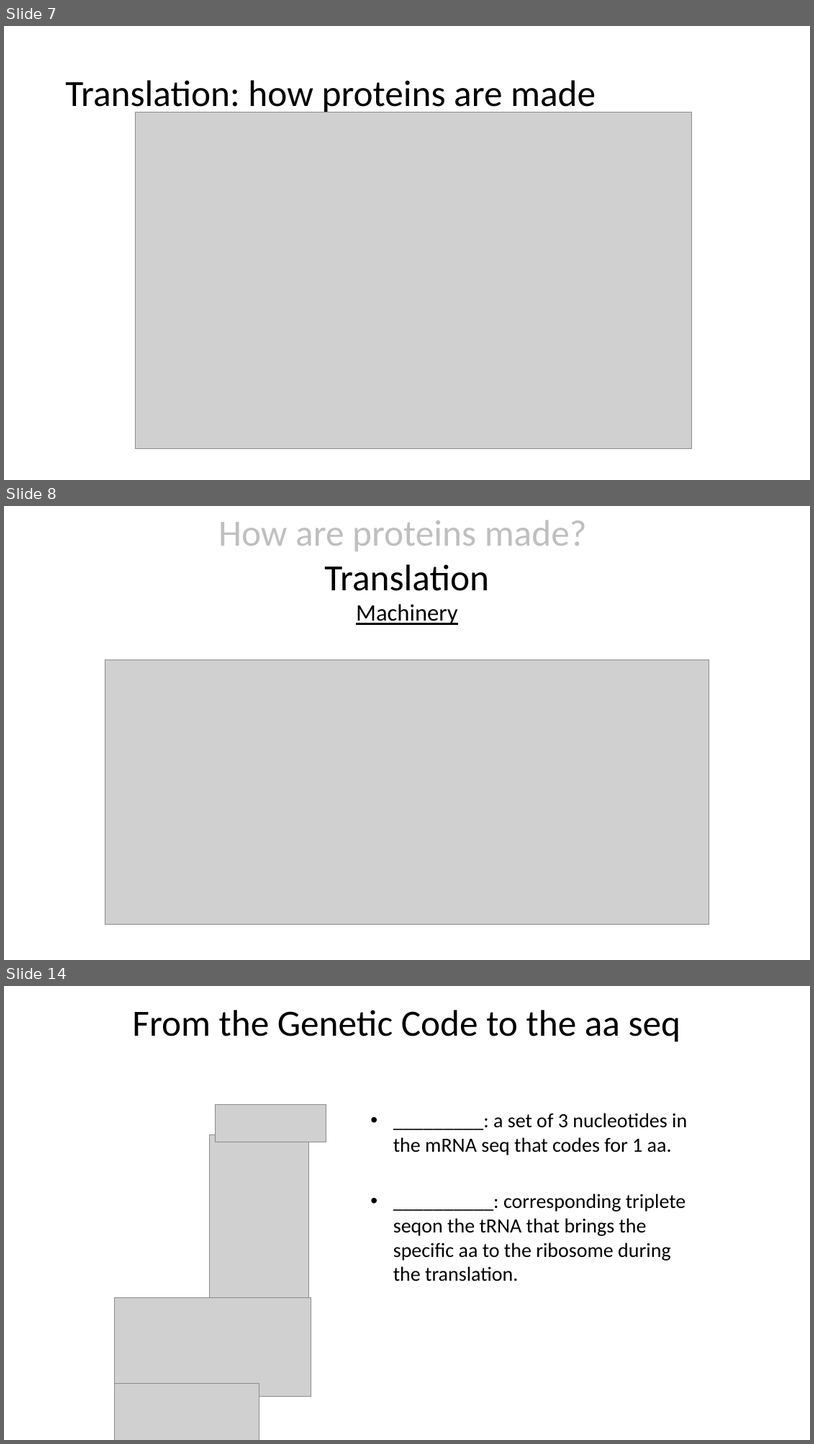
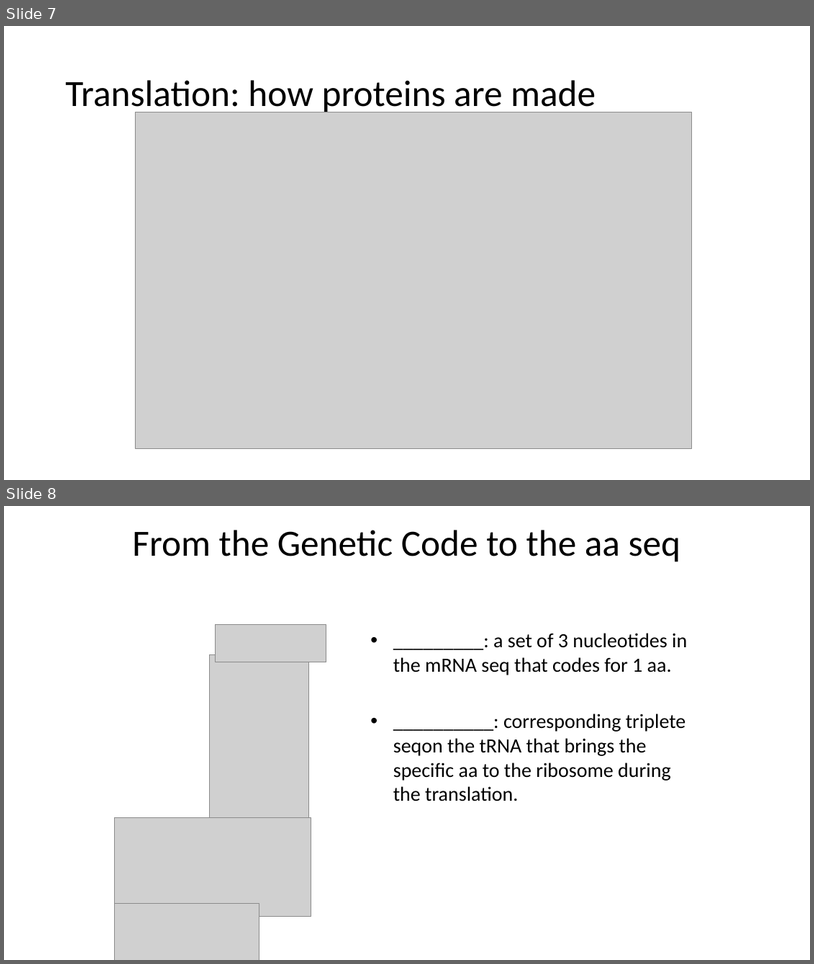
Before and after one commit to Bio311-class/Bio311-Spring2017, a slide deck: Proteins_signals_Bio311_S17_github.pptx. Shown one above the other, each under a label of ours: slides 7, 8 and 14 before the commit, slides 7 and 8 after it; the slides between them are not shown. The pictures are 814x1444 and 814x964 pixels, drawn with LibreOffice and Linux fonts; fonts in the diff are those of the drawing; grey boxes stand for pictures. Boxes give left, top, right and bottom in pixels: in the first picture for what was removed or moved away, otherwise in the second. Text is boxed around its words. In the diff, an @@ line names an element or a change of style, - is before the commit and + after.

```diff
--- a/Proteins_signals_Bio311_S17_github.pptx
+++ b/Proteins_signals_Bio311_S17_github.pptx
@@ slide 8 removed at [4, 506, 810, 960], background #FFFFFF @@
@@ text removed at [219, 520, 587, 625] @@
-How are proteins made?
-Translation
-Machinery
@@ picture removed at [105, 659, 710, 924] @@
@@ what was slide 14 is now slide 8 @@
```
Also in this commit, not shown: 1 slide added, 6 other slides removed.
